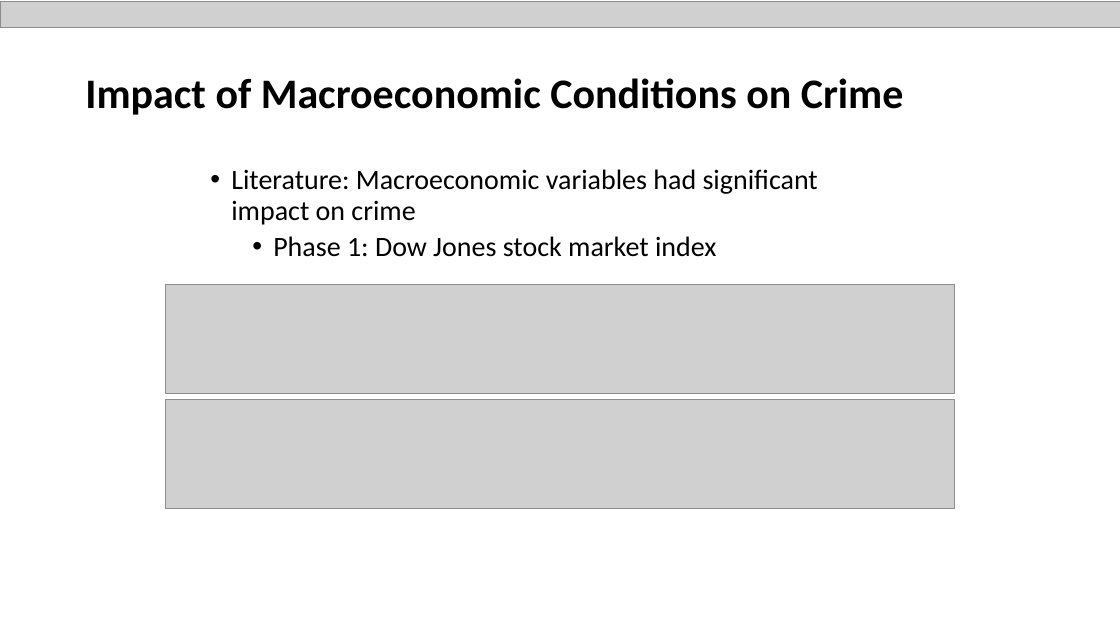
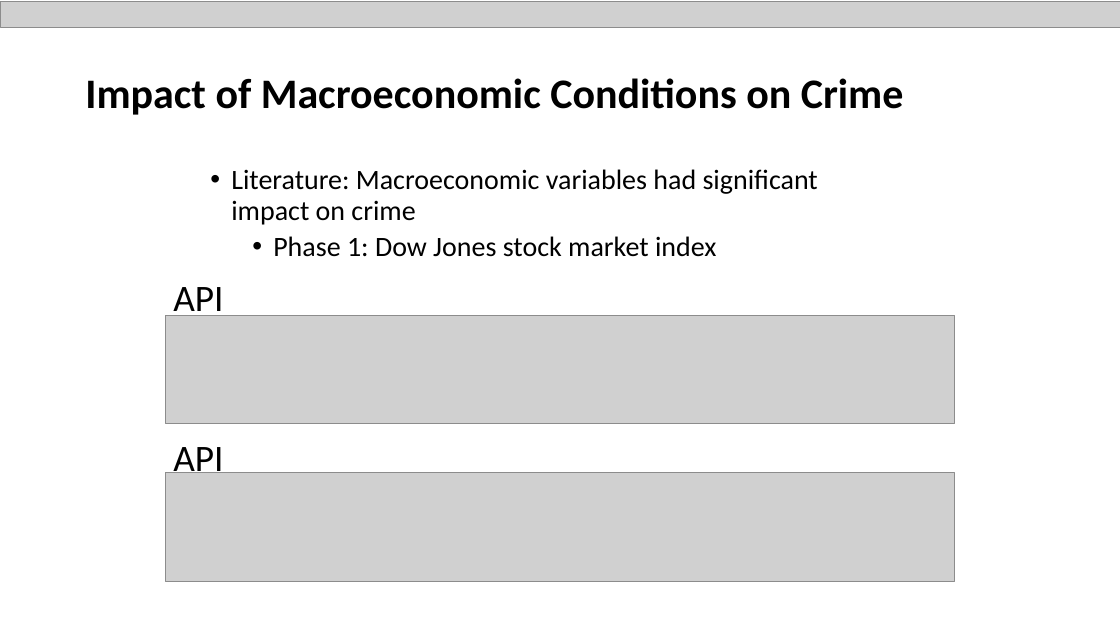
Before and after one commit to OzkarAgoz/Project1, a slide deck: slide 5 of OzkarHPD/DowJonesLiterature.pptx (slide 3 before the commit). Drawn at 1120x630 pixels with LibreOffice and Linux fonts; fonts in the diff are those of the drawing; grey boxes stand for pictures. Boxes give left, top, right and bottom in pixels: in the first picture for what was removed or moved away, otherwise in the second. Text is boxed around its words. In the diff, an @@ line names an element or a change of style, - is before the commit and + after.

```diff
--- a/OzkarHPD/DowJonesLiterature.pptx
+++ b/OzkarHPD/DowJonesLiterature.pptx
@@ text added at [173,287,223,321], 32 pt, text #000000 @@
+API
@@ picture: place and size @@
-picture at [166,285,955,393]
+picture at [166,315,955,423]
@@ text added at [173,447,223,481], 32 pt, text #000000 @@
+API
@@ picture: place and size @@
-picture at [166,400,955,508]
+picture at [166,473,955,581]
```
Also in this commit, not shown: 1 other slide changed, 2 slides added, 7 other files.
